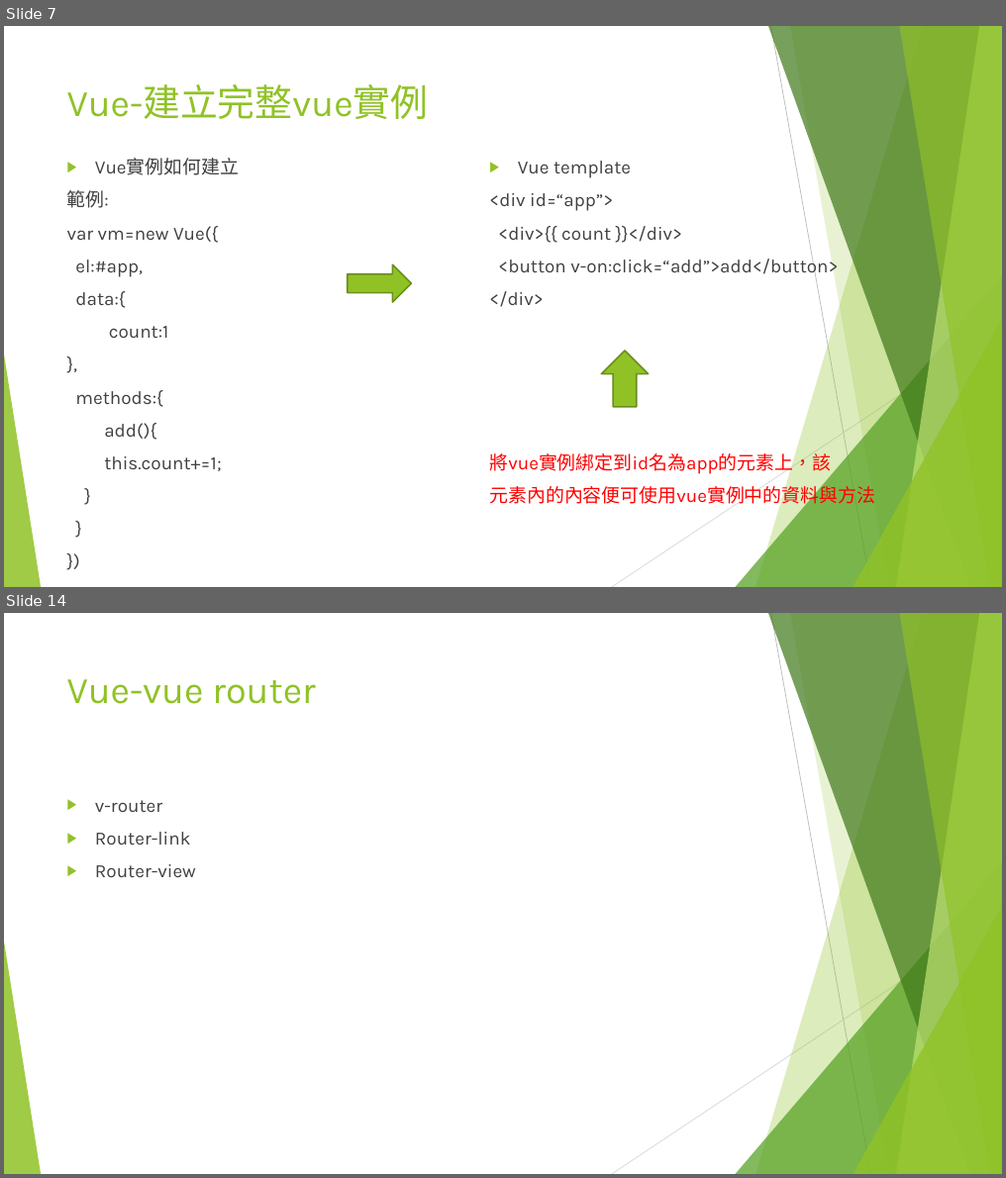
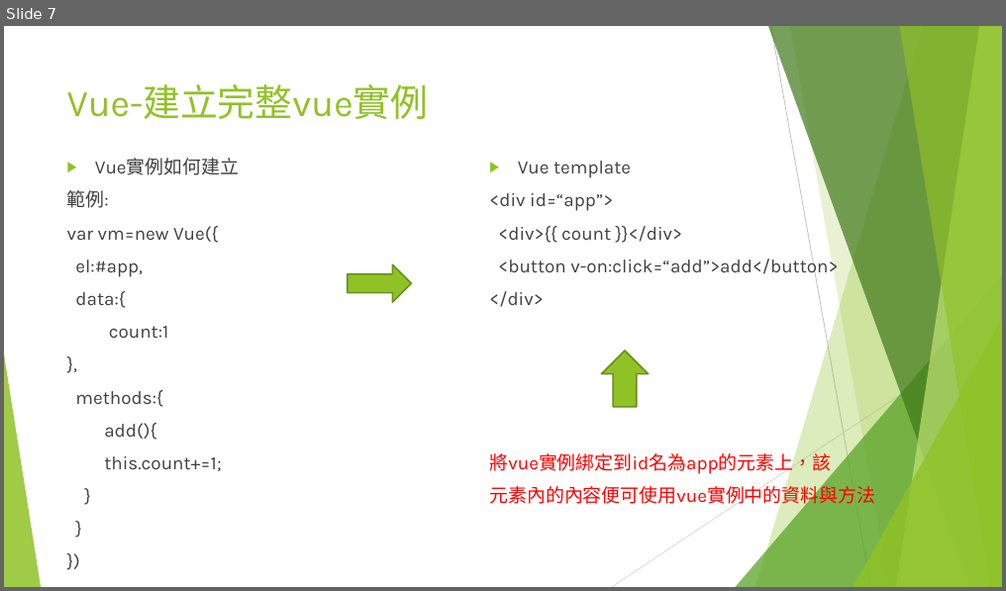
Before and after one commit to JSENESoftware/Education, a slide deck: Vue教育訓練.pptx. Shown one above the other, each under a label of ours: slides 7 and 14 before the commit, slide 7 after it; the slides between them are not shown. The pictures are 1006x1178 and 1006x591 pixels, drawn with LibreOffice and Linux fonts; fonts in the diff are those of the drawing. Boxes give left, top, right and bottom in pixels: in the first picture for what was removed or moved away, otherwise in the second. Text is boxed around its words. In the diff, an @@ line names an element or a change of style, - is before the commit and + after.

```diff
--- a/Vue教育訓練.pptx
+++ b/Vue教育訓練.pptx
@@ slide 14 removed at bbox=[4, 613, 1002, 1174], background #FFFFFF; not listed: 10 template elements that a slide beside it also shows @@
@@ title removed at bbox=[67, 679, 315, 704] @@
-Vue-vue router
@@ text removed at bbox=[95, 800, 196, 877] @@
-▶ v-router
-▶ Router-link
-▶ Router-view
```
Also in this commit, not shown: 2 slides changed, 1 slide added, 6 other slides removed.
